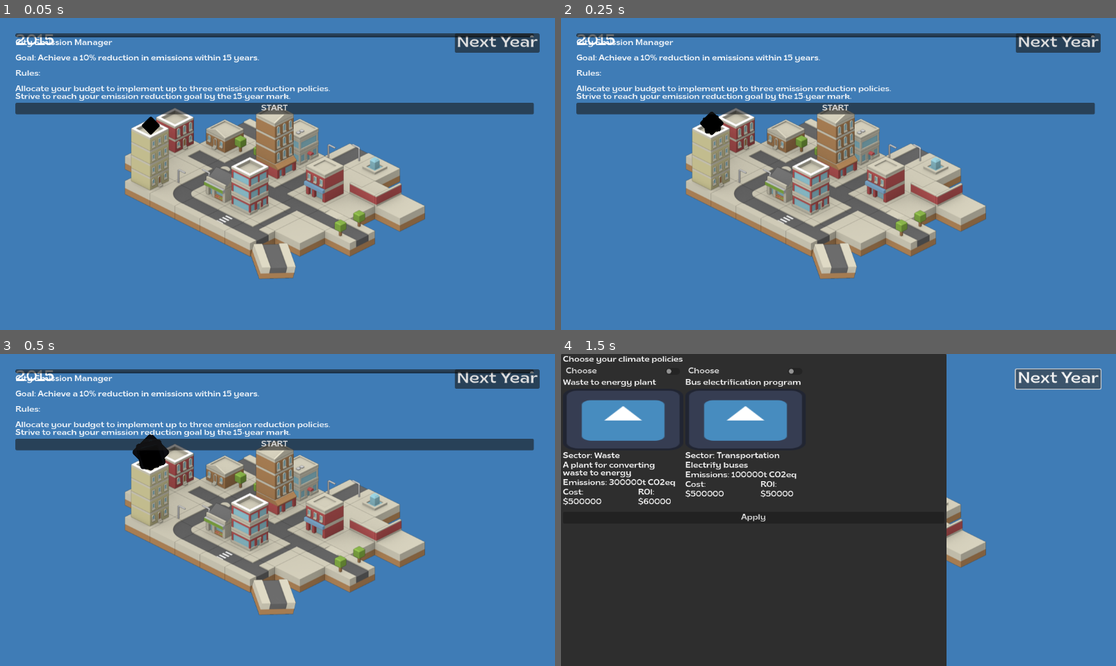
Above: before the commit, frames 1-4 (two rows, left to right).
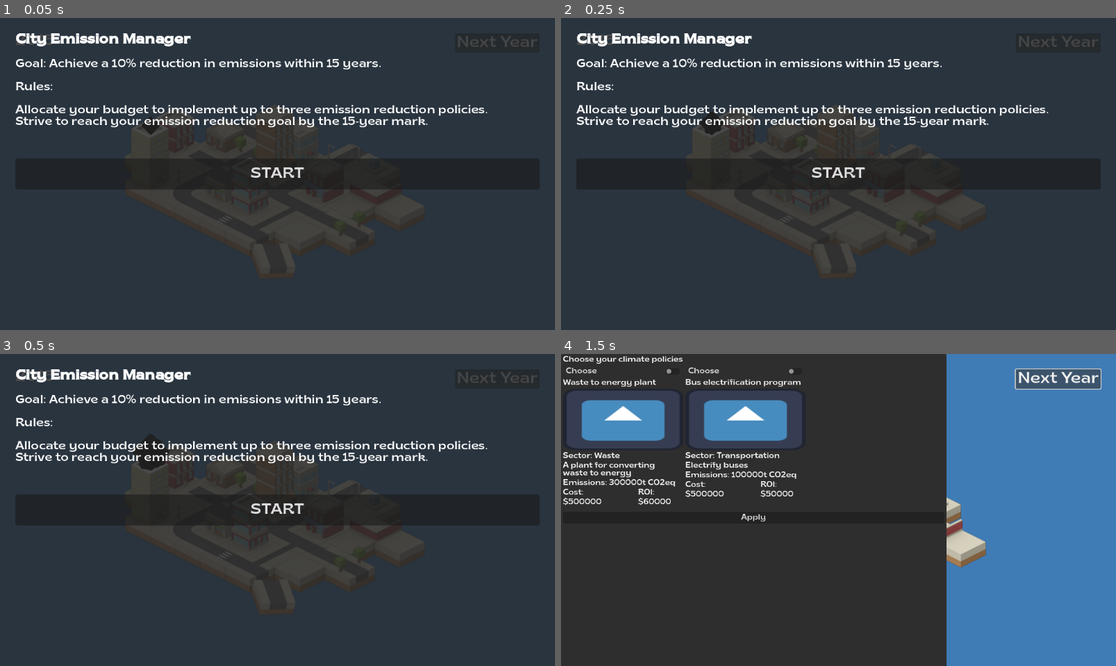
Above: after the commit, the same moments.

Repository: Open-Earth-Foundation/emissionary_game
Game: Godot game, scene res://scenes/game.tscn
Same seed, same stepped clock (60 frames per second), same inputs: the game is played once before the commit and once after it. The engine's default icon, where the game draws it, is replaced by a stand-in: a white triangle on a blue panel in a dark square.
Inputs:
- Up to frame 1 (0.05 s): no input
- Up to frame 2 (0.25 s): no input
- Up to frame 3 (0.5 s): no input
- Up to frame 4 (1.5 s): click "START" at 0.5 s; click "Next Year" at 1.25 s

The runs differ from the first frame. In frame 1, 99% of the frame differs, in the area x 0-100%, y 0-100%; in frame 2, 99%; in frame 3, 99%; in frame 4, nothing differs.

Commit message:
Add background and adjust fonts on game intro

Diff:
--- a/scenes/game_intro.tscn
+++ b/scenes/game_intro.tscn
@@ -5,9 +5,20 @@
 [node name="CanvasLayer" type="CanvasLayer"]
 script = ExtResource("1_27wnq")
 
+[node name="ColorRect" type="ColorRect" parent="."]
+anchors_preset = 15
+anchor_right = 1.0
+anchor_bottom = 1.0
+grow_horizontal = 2
+grow_vertical = 2
+color = Color(0.145098, 0.145098, 0.145098, 0.823529)
+
 [node name="MarginContainer" type="MarginContainer" parent="."]
-offset_right = 1140.0
-offset_bottom = 295.0
+anchors_preset = 15
+anchor_right = 1.0
+anchor_bottom = 1.0
+grow_horizontal = 2
+grow_vertical = 2
 theme_override_constants/margin_left = 32
 theme_override_constants/margin_top = 32
 theme_override_constants/margin_right = 32
@@ -15,13 +26,14 @@
 
 [node name="VBoxContainer" type="VBoxContainer" parent="MarginContainer"]
 layout_mode = 2
-
-[node name="game_introduction" type="TextEdit" parent="MarginContainer/VBoxContainer"]
-layout_mode = 2
+theme_override_constants/separation = 64
 
 [node name="RichTextLabel" type="RichTextLabel" parent="MarginContainer/VBoxContainer"]
 layout_mode = 2
-text = "City Emission Manager
+theme_override_font_sizes/normal_font_size = 24
+theme_override_font_sizes/bold_font_size = 28
+bbcode_enabled = true
+text = "[b]City Emission Manager[/b]
 
 Goal: Achieve a 10% reduction in emissions within 15 years.
 
@@ -32,7 +44,9 @@
 fit_content = true
 
 [node name="close_button" type="Button" parent="MarginContainer/VBoxContainer"]
+custom_minimum_size = Vector2(0, 64)
 layout_mode = 2
+theme_override_font_sizes/font_size = 32
 text = "START"
 
 [connection signal="pressed" from="MarginContainer/VBoxContainer/close_button" to="." method="_on_close_button_pressed"]
